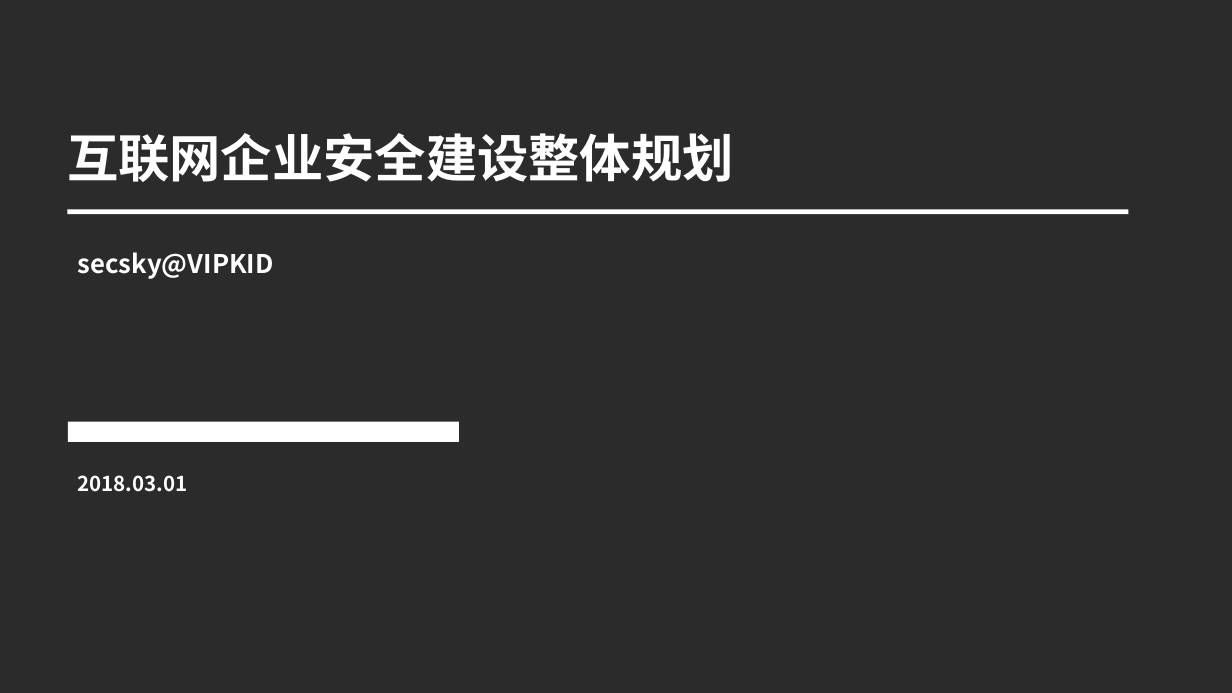
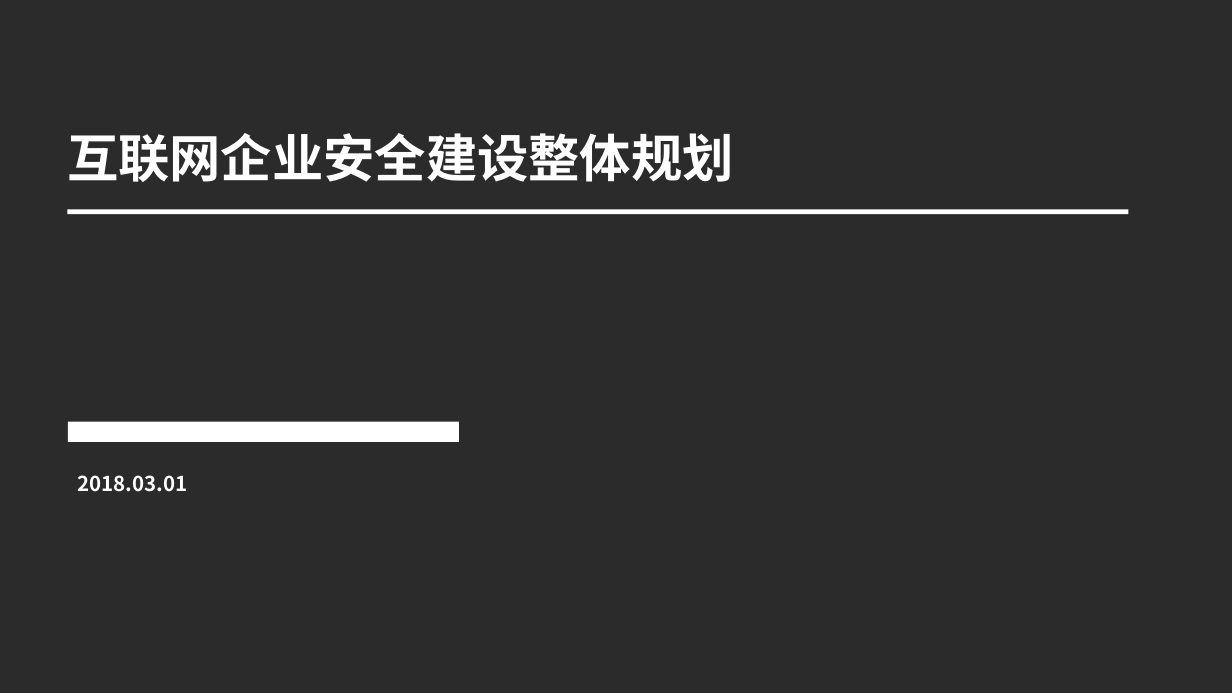
Before and after one commit to ym2011/SecurityMind, a slide deck: slide 1 of 互联网企业安全建设整体规划.pptx. Drawn at 1232x693 pixels with LibreOffice and Linux fonts; fonts in the diff are those of the drawing; background and template pictures are left out; a plain dark background stands for a picture behind light text. Boxes give left, top, right and bottom in pixels: in the first picture for what was removed or moved away, otherwise in the second. Text is boxed around its words. In the diff, an @@ line names an element or a change of style, - is before the commit and + after.

```diff
--- a/互联网企业安全建设整体规划.pptx
+++ b/互联网企业安全建设整体规划.pptx
@@ text removed at (78,252,274,279) @@
-secsky@VIPKID
```
Also in this commit, not shown: 3 other slides changed.
